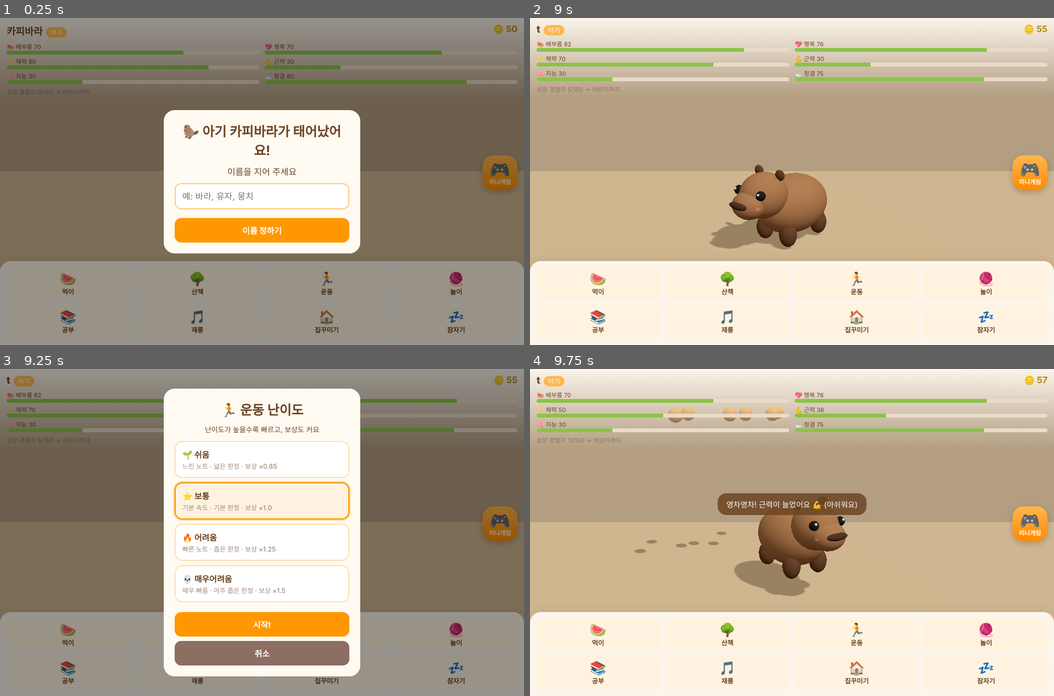
Above: before the commit, frames 1-4 (two rows, left to right).
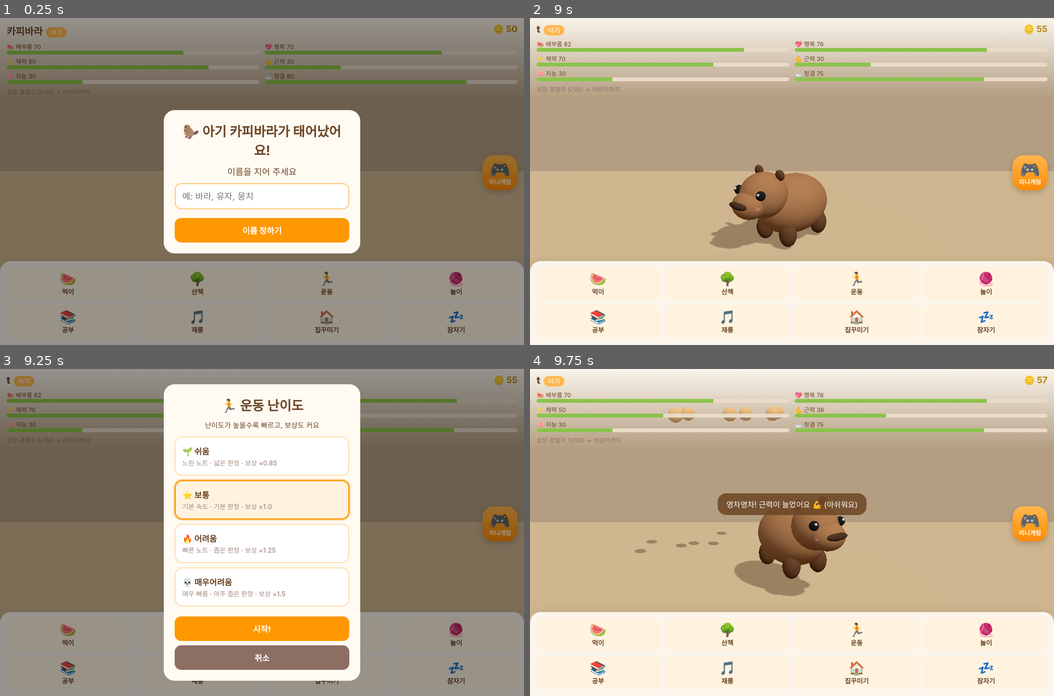
Above: after the commit, the same moments.

Repository: sketchkim-hub/capybara-game
Game: browser game, page index.html
Two runs of this game, one before a commit and one after it. Both use one fixed random seed, a clock stepped at 60 frames per second and the inputs below.
Inputs (mouse positions are in pixels of both pictures, inside the frame that each line leads up to):
- Up to frame 1 (0.25 s): no input
- Up to frame 2 (9 s): click (792, 181) at 0.27 s; click (792, 214) at 1.07 s; click (792, 194) at 1.27 s; type "a" at 1.27 s; tap Enter at 1.3, 1.9, 2.5 s; click (687, 148) at 1.67 s; click (792, 194) at 1.87 s; type "r" at 1.87 s; press the mouse at (896, 132) at 2.27 s; release the mouse at (792, 116) at 2.4 s; click (792, 194) at 2.47 s; type "t" at 2.47 s; click (870, 246) at 2.87 s; click "이름 정하기" at 3.07 s; click (661, 263) at 3.47 s; click "🍉 먹이" at 3.67 s; press the mouse at (792, 116) at 4.07 s; release the mouse at (739, 295) at 4.2 s; click "← 홈으로" at 4.27 s; click (949, 197) at 4.67 s; click "홈으로" at 4.87 s; click (634, 181) at 5.27 s; click "🏠 집꾸미기" at 5.47 s; press the mouse at (739, 295) at 5.87 s; release the mouse at (687, 148) at 6 s; click "닫기" at 6.07 s; click (844, 67) at 6.47 s; click "🎵 재롱" at 6.67 s; click "← 홈으로" at 7.02 s; click (792, 214) at 7.07 s; click "🎮 미니게임" at 7.27 s; press the mouse at (687, 148) at 7.67 s; release the mouse at (661, 263) at 7.8 s; click "🍊 유자 받기 좌우로 움직여 유자를 받아요 (돌은 조…" at 7.87 s; click (896, 132) at 8.27 s; click "← 홈으로" at 8.47 s; click (870, 246) at 8.87 s
- Up to frame 3 (9.25 s): click "🏃 운동" at 9.07 s
- Up to frame 4 (9.75 s): click "시작!" at 9.27 s; press the mouse at (661, 614) at 9.47 s; click "← 홈으로" at 9.52 s; release the mouse at (634, 532) at 9.6 s; click "홈으로" at 9.67 s

Frames 1-2 are identical in both runs. In frame 3, 6.3% of the frame differs, in the area x 31-69%, y 4-96%; in frame 4, nothing differs.

Commit message:
fix exercise difficulty: show picker before energy gate, cache-bust, bigger diffs

Diff:
--- a/game.js
+++ b/game.js
@@ -65,8 +65,10 @@
  sleep:{need:0,d:{energy:50,hunger:-10,clean:5},x:3,c:0,m:'쿨쿨… 체력 회복 💤',fx:0x9575cd}};
 const TRICKS=['빙글빙글 돌기','점프 재롱','고개 갸웃','유자 올리기'];
 function act(a){if(a==='decor'){openShop();return}
- const A=ACT[a];if(S.energy<A.need){toast('너무 피곤해요… 잠을 재워 주세요 💤');return}
- if(a!=='feed'&&a!=='sleep'&&S.hunger<10){toast('배고파요! 먹이를 주세요 🍉');return}
+ const A=ACT[a];
+ // 운동은 난이도 창을 먼저 띄우고, 시작 버튼에서 체력/배고픔을 검사
+ if(a!=='exercise'){if(S.energy<A.need){toast('너무 피곤해요… 잠을 재워 주세요 💤');return}
+  if(a!=='feed'&&a!=='sleep'&&S.hunger<10){toast('배고파요! 먹이를 주세요 🍉');return}}
  if(window.__startAction){window.__startAction(a);return}
  finishAction(a,1)}
 function finishAction(a,quality,rewardMul=1){quality=Math.max(0,Math.min(1,quality));rewardMul=rewardMul||1;const A=ACT[a],mul=.4+.6*quality;
--- a/games.js
+++ b/games.js
@@ -3,10 +3,10 @@
 const NAMES={jump:'장애물 뛰어넘기',dodge:'장애물 피하기',catch:'유자 받기'};
 const ANAME={feed:'🍉 먹이 주기',walk:'🌳 산책하기',exercise:'🏃 운동하기',play:'🧶 공놀이',study:'📚 공부하기',trick:'🎵 재롱 연습',sleep:'💤 재우기'};
 const DIFF={
- easy:{id:'easy',n:'쉬움',speed:3.0,gap:52,win:28,notes:8,reward:0.85,label:'🌱 쉬움'},
+ easy:{id:'easy',n:'쉬움',speed:2.4,gap:58,win:32,notes:8,reward:0.85,label:'🌱 쉬움'},
  normal:{id:'normal',n:'보통',speed:4.2,gap:38,win:20,notes:10,reward:1.0,label:'⭐ 보통'},
- hard:{id:'hard',n:'어려움',speed:5.6,gap:28,win:14,notes:12,reward:1.25,label:'🔥 어려움'},
- veryhard:{id:'veryhard',n:'매우어려움',speed:7.2,gap:20,win:10,notes:14,reward:1.5,label:'💀 매우어려움'}
+ hard:{id:'hard',n:'어려움',speed:6.4,gap:26,win:13,notes:12,reward:1.25,label:'🔥 어려움'},
+ veryhard:{id:'veryhard',n:'매우어려움',speed:9.0,gap:18,win:9,notes:16,reward:1.5,label:'💀 매우어려움'}
 };
 let pickedDiff='normal';
 
@@ -50,11 +50,18 @@
  G=base;cancelAnimationFrame(raf);loop()}
 window.__startAction=function(a){if(a==='exercise'){pickedDiff='normal';
   document.querySelectorAll('#diffList button').forEach(b=>b.classList.toggle('sel',b.dataset.d==='normal'));
-  $('diffM').classList.add('on');return}
+  const dm=$('diffM');dm.style.zIndex='50';dm.classList.add('on');return}
  beginAction(a)};
-$('diffGo').onclick=()=>{$('diffM').classList.remove('on');beginAction('exercise',pickedDiff)};
+function pickDiff(d){pickedDiff=d;document.querySelectorAll('#diffList button').forEach(x=>x.classList.toggle('sel',x.dataset.d===d))}
+function startExercise(){const S=window.__capy.S,A=window.__capy.ACT.exercise;
+  if(S.energy<A.need){window.__capy.toast('너무 피곤해요… 잠을 재워 주세요 💤');return}
+  if(S.hunger<10){window.__capy.toast('배고파요! 먹이를 주세요 🍉');return}
+  $('diffM').classList.remove('on');beginAction('exercise',pickedDiff)}
+$('diffGo').onclick=startExercise;
 $('diffX').onclick=()=>$('diffM').classList.remove('on');
-document.querySelectorAll('#diffList button').forEach(b=>b.onclick=()=>{pickedDiff=b.dataset.d;document.querySelectorAll('#diffList button').forEach(x=>x.classList.toggle('sel',x===b))});
+document.querySelectorAll('#diffList button').forEach(b=>{b.onclick=e=>{e.preventDefault();e.stopPropagation();pickDiff(b.dataset.d)};
+ b.ontouchend=e=>{e.preventDefault();pickDiff(b.dataset.d)}});
+$('diffM').addEventListener('click',e=>{if(e.target===e.currentTarget)$('diffM').classList.remove('on')});
 const ptr={down:false,x:0,y:0,sx:0,sy:0};
 function onDown(e){if(!G||G.over)return;const t=e.touches?e.touches[0]:e;ptr.down=true;ptr.x=t.clientX;ptr.y=t.clientY;ptr.sx=t.clientX;ptr.sy=t.clientY;ptr.t0=performance.now();
  if(mode==='action'&&G.k==='walk'){if(inJumpBtn(t.clientX,t.clientY)){ptr.jumpBtn=true;doWalkJump(true)}else{G.tx=Math.max(40,Math.min(W-40,t.clientX));ptr.jumpBtn=false}}
@@ -169,7 +176,7 @@
   if(!g.over&&!c.hit&&!c.missed&&g.t>c.t+win){c.missed=true;g.miss++}});
  capy(W/2,H*.82,.95);X.fillStyle='#6b4423';X.font='bold 16px sans-serif';X.textAlign='center';X.textBaseline='alphabetic';
  const dn=g.diff&&DIFF[g.diff]?DIFF[g.diff].n:'보통';
- X.fillText(`원 4개 · 난이도 ${dn}`,W/2,H*.15);
+ X.fillStyle='#6b4423';X.font='bold 18px sans-serif';X.fillText(`원 4개 · ${dn}`,W/2,H*.14);X.font='bold 14px sans-serif';X.fillText(`속도 ${g.speed} · 판정 ±${g.win}`,W/2,H*.185);
  X.fillText(`성공 ${g.hits}/${g.cues.length} · 놓침 ${g.miss}`,W/2,H*.21);
  if(g.t<100)X.fillText('노트와 같은 색 원을 타이밍에 탭!',W/2,H*.27);
  const done=g.cues.every(c=>c.hit||c.missed);
--- a/index.html
+++ b/index.html
@@ -1,4 +1,4 @@
-<!doctype html><html lang="ko"><head><meta charset="utf-8"><meta name="viewport" content="width=device-width,initial-scale=1,viewport-fit=cover,user-scalable=no">
+<!doctype html><html lang="ko"><head><meta charset="utf-8"><meta http-equiv="Cache-Control" content="no-cache"><meta name="viewport" content="width=device-width,initial-scale=1,viewport-fit=cover,user-scalable=no">
 <title>카피바라 키우기</title><style>
 *{box-sizing:border-box;margin:0;font-family:-apple-system,"Apple SD Gothic Neo","Noto Sans KR",sans-serif}
 html,body{height:100%;overflow:hidden;background:#fdf3e3}
@@ -14,7 +14,7 @@
 #acts button b{display:block;font-size:24px}
 #acts button:active{transform:scale(.94)}
 #toast{position:fixed;top:38%;left:50%;transform:translateX(-50%);background:#6b4423e0;color:#fff;padding:10px 16px;border-radius:16px;font-size:14px;opacity:0;transition:.3s;pointer-events:none;white-space:nowrap}
-.modal{position:fixed;inset:0;z-index:10;background:#0006;display:none;align-items:center;justify-content:center}
+.modal{position:fixed;inset:0;z-index:30;background:#0006;display:none;align-items:center;justify-content:center}
 .modal.on{display:flex}.box{background:#fffaf2;border-radius:20px;padding:20px;width:86%;max-width:360px;text-align:center;color:#6b4423}
 .box h2{margin-bottom:10px}.box input{width:100%;padding:12px;border-radius:12px;border:2px solid #ffcc80;font-size:16px;margin:10px 0}
 .box .btn{border:0;background:#ff9800;color:#fff;font-weight:800;padding:12px;border-radius:12px;width:100%;font-size:15px;margin-top:6px}
@@ -29,8 +29,8 @@
 #mgTop{position:absolute;top:0;left:0;right:0;padding:calc(env(safe-area-inset-top) + 10px) 12px;display:flex;justify-content:space-between;align-items:center;color:#6b4423;font-weight:800}
 #mgBack{border:0;background:#fff;border-radius:12px;padding:8px 12px;font-weight:800;color:#6b4423;box-shadow:0 2px 6px #0002}
 #mgEnd{position:absolute;inset:0;display:none;align-items:center;justify-content:center;background:#0005}#mgEnd.on{display:flex}
-#diffM .diff{display:grid;gap:8px;margin:12px 0}
-#diffM .diff button{border:2px solid #ffe0b2;background:#fff;border-radius:14px;padding:12px;font-size:15px;font-weight:800;color:#6b4423;text-align:left}
+#diffM{z-index:50!important}#diffM .diff{display:grid;gap:8px;margin:12px 0}
+#diffM .diff button{border:2px solid #ffe0b2;background:#fff;border-radius:14px;padding:14px 12px;min-height:56px;font-size:15px;font-weight:800;color:#6b4423;text-align:left;width:100%;-webkit-tap-highlight-color:transparent;touch-action:manipulation}
 #diffM .diff button small{display:block;font-weight:500;color:#a1887f;font-size:12px;margin-top:2px}
 #diffM .diff button.sel{border-color:#ff9800;background:#fff3e0;box-shadow:0 0 0 2px #ffcc80}
 </style></head><body>
@@ -52,7 +52,7 @@
 </div>
 <button class="btn" id="diffGo">시작!</button>
 <button class="btn" id="diffX" style="background:#8d6e63;margin-top:8px">취소</button></div></div>
-<script type="module" src="game.js"></script><button id="gameBtn" aria-label="미니게임">🎮<span>미니게임</span></button>
+<script type="module" src="game.js?v=20261105d"></script><button id="gameBtn" aria-label="미니게임">🎮<span>미니게임</span></button>
 <div class="modal" id="menuM"><div class="box"><h2>🎮 미니게임</h2><p style="font-size:13px">한 판에 체력 5 · 점수만큼 코인·경험치·행복!</p>
 <button class="gm" data-g="jump">🦘 장애물 뛰어넘기<small>화면을 탭해서 점프! 돌멩이를 넘어요 · 최고 <b id="b_jump">0</b></small></button>
 <button class="gm" data-g="dodge">☔ 장애물 피하기<small>좌우로 터치해서 떨어지는 돌을 피해요 · 최고 <b id="b_dodge">0</b></small></button>
@@ -60,4 +60,4 @@
 <button class="btn" id="menuX">닫기</button></div></div>
 <div id="mg"><canvas id="mgc"></canvas><div id="mgTop"><button id="mgBack">← 홈으로</button><span id="mgTitle"></span><span id="mgScore">0점</span></div>
 <div id="mgEnd"><div class="box"><h2 id="endT">게임 끝!</h2><p id="endP"></p><button class="btn" id="again">다시 하기</button><button class="btn" id="endHome" style="background:#8d6e63">홈으로</button></div></div></div>
-<script type="module" src="games.js"></script></body></html>
+<script type="module" src="games.js?v=20261105d"></script></body></html>
